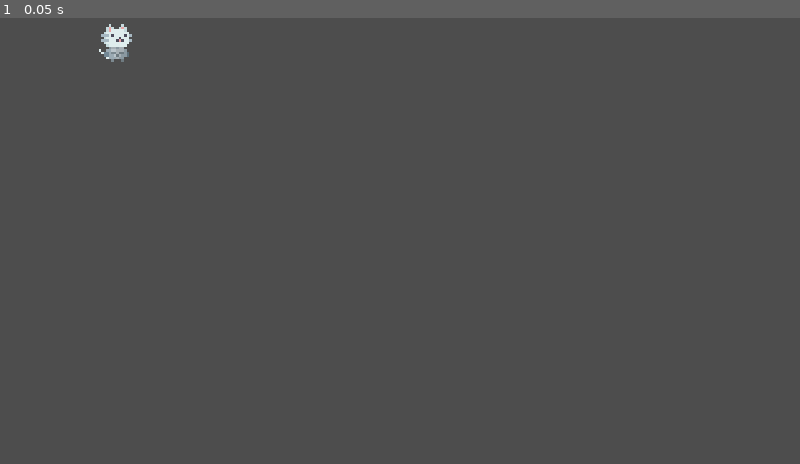
Above: before the commit, frame 1.
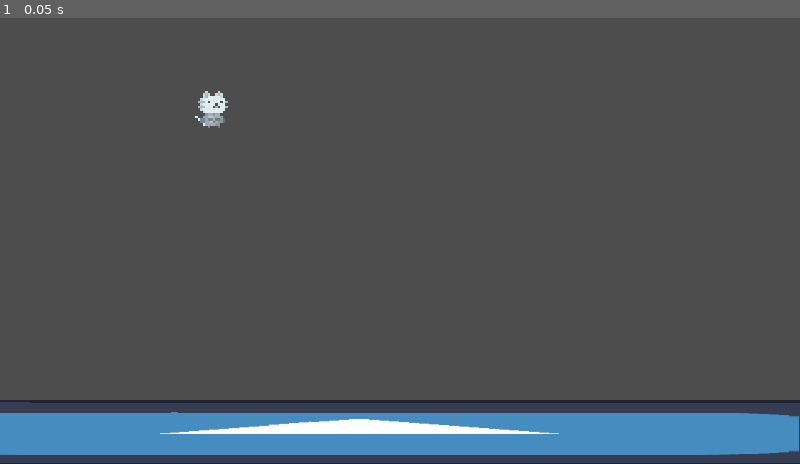
Above: after the commit, the same moment.

Repository: EJG-Corp/7--Lives
Game: Godot game, scene res://escena-test.tscn
Two runs of this game, one before a commit and one after it. Both use one fixed random seed, a clock stepped at 60 frames per second and the inputs below. The engine's default icon, where the game draws it, is replaced by a stand-in: a white triangle on a blue panel in a dark square.
Inputs:
- Up to frame 1 (0.05 s): no input

The runs differ from the first frame. In frame 1, 11% of the frame differs, in the area x 0-100%, y 1-100%.

Commit message:
feat(floor) : Se agregó el piso
Trabajo en progreso

Diff:
--- a/escena-test.tscn
+++ b/escena-test.tscn
@@ -1,20 +1,36 @@
-[gd_scene load_steps=3 format=3 uid="uid://2x7yo1ncmr54"]
+[gd_scene load_steps=6 format=3 uid="uid://2x7yo1ncmr54"]
 
 [ext_resource type="Texture2D" uid="uid://c4mnbw4b05350" path="res://assets/Meow Knight/Meow-Knight_Idle.png" id="1_2trat"]
+[ext_resource type="Script" path="res://scripts/MovementPlayer.gd" id="1_d6v8v"]
+[ext_resource type="Texture2D" uid="uid://b5qikgrmq80eu" path="res://icon.svg" id="3_xc7sl"]
 
 [sub_resource type="CapsuleShape2D" id="CapsuleShape2D_8v5q3"]
+
+[sub_resource type="RectangleShape2D" id="RectangleShape2D_cqcn7"]
 
 [node name="Node2D" type="Node2D"]
 
 [node name="CharacterBody2D" type="CharacterBody2D" parent="."]
-position = Vector2(233, 66)
+position = Vector2(425, 199)
 scale = Vector2(5, 5)
-metadata/_edit_group_ = true
-
-[node name="CollisionShape2D" type="CollisionShape2D" parent="CharacterBody2D"]
-shape = SubResource("CapsuleShape2D_8v5q3")
+script = ExtResource("1_d6v8v")
 
 [node name="Sprite2D" type="Sprite2D" parent="CharacterBody2D"]
 position = Vector2(0, 2)
 texture = ExtResource("1_2trat")
 vframes = 6
+
+[node name="CollisionShape2D" type="CollisionShape2D" parent="CharacterBody2D"]
+scale = Vector2(1, 1)
+shape = SubResource("CapsuleShape2D_8v5q3")
+
+[node name="StaticBody2D" type="StaticBody2D" parent="."]
+position = Vector2(719, 837)
+scale = Vector2(20, 1)
+
+[node name="Sprite2D" type="Sprite2D" parent="StaticBody2D"]
+texture = ExtResource("3_xc7sl")
+
+[node name="CollisionShape2D" type="CollisionShape2D" parent="StaticBody2D"]
+scale = Vector2(6, 6)
+shape = SubResource("RectangleShape2D_cqcn7")
--- a/project.godot
+++ b/project.godot
@@ -21,6 +21,29 @@
 window/size/viewport_height=900
 window/stretch/mode="canvas_items"
 
+[input]
+
+move_right={
+"deadzone": 0.5,
+"events": [Object(InputEventKey,"resource_local_to_scene":false,"resource_name":"","device":-1,"window_id":0,"alt_pressed":false,"shift_pressed":false,"ctrl_pressed":false,"meta_pressed":false,"pressed":false,"keycode":0,"physical_keycode":68,"key_label":0,"unicode":100,"echo":false,"script":null)
+]
+}
+move_left={
+"deadzone": 0.5,
+"events": [Object(InputEventKey,"resource_local_to_scene":false,"resource_name":"","device":-1,"window_id":0,"alt_pressed":false,"shift_pressed":false,"ctrl_pressed":false,"meta_pressed":false,"pressed":false,"keycode":0,"physical_keycode":65,"key_label":0,"unicode":97,"echo":false,"script":null)
+]
+}
+jump={
+"deadzone": 0.5,
+"events": [Object(InputEventKey,"resource_local_to_scene":false,"resource_name":"","device":-1,"window_id":0,"alt_pressed":false,"shift_pressed":false,"ctrl_pressed":false,"meta_pressed":false,"pressed":false,"keycode":0,"physical_keycode":87,"key_label":0,"unicode":119,"echo":false,"script":null)
+]
+}
+down={
+"deadzone": 0.5,
+"events": [Object(InputEventKey,"resource_local_to_scene":false,"resource_name":"","device":-1,"window_id":0,"alt_pressed":false,"shift_pressed":false,"ctrl_pressed":false,"meta_pressed":false,"pressed":false,"keycode":0,"physical_keycode":83,"key_label":0,"unicode":115,"echo":false,"script":null)
+]
+}
+
 [rendering]
 
 textures/canvas_textures/default_texture_filter=0
--- /dev/null
+++ b/scripts/MovementPlayer.gd
@@ -0,0 +1,12 @@
+extends CharacterBody2D
+
+@export var speed = 400
+var gravity = 100
+var acceleration = 300
+
+func _procces(delta:float) -> void:
+	if not is_on_floor():
+		velocity.y += gravity * delta
+
+	var move_input = Input.get_axis("move_left","move_right")
+	velocity.x = move_toward(velocity.x,move_input*speed,acceleration*delta)
